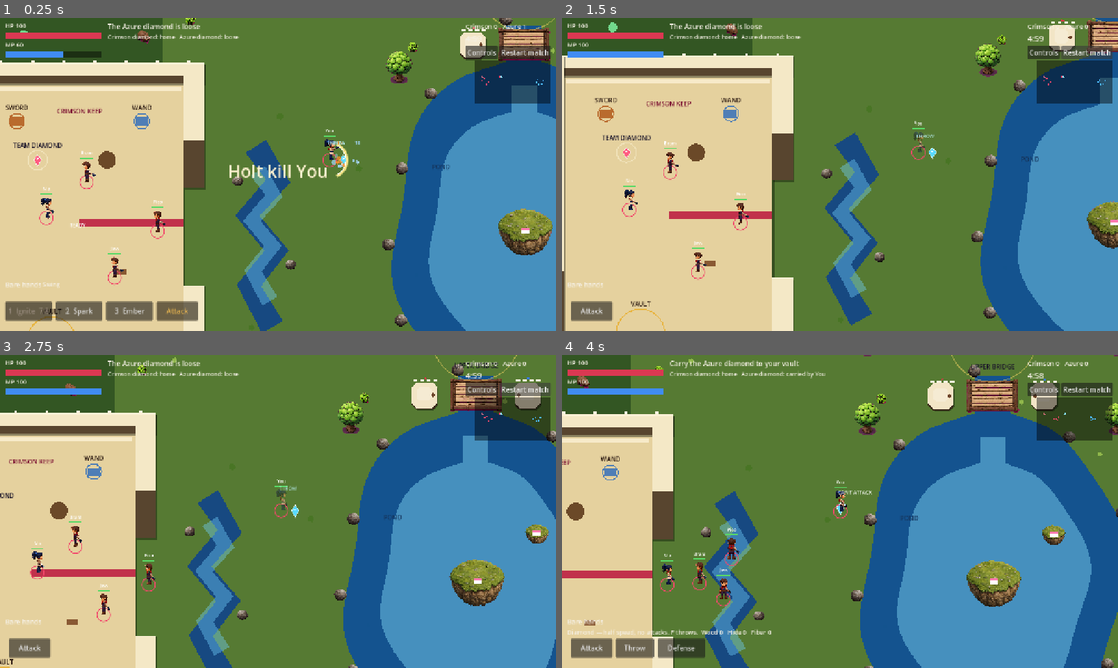
Above: before the commit, frames 1-4 (two rows, left to right).
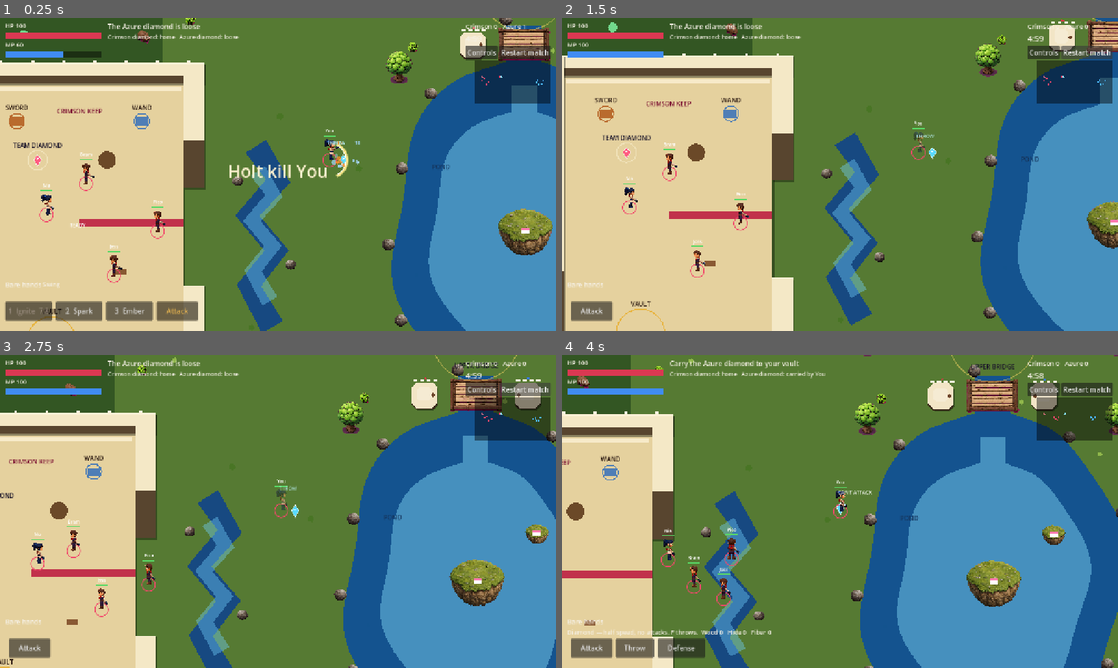
Above: after the commit, the same moments.

Repository: thomakhy025-code/black-forest-godot
Game: Godot game, scene res://scenes/smoke.tscn
The game is run twice, just before and just after one commit, with the same random seed, the same clock (stepped at 60 frames per second) and the same inputs. This scene is started directly instead of the project's main scene.
Inputs (mouse positions are in pixels of both pictures, inside the frame that each line leads up to):
- Up to frame 1 (0.25 s): no input
- Up to frame 2 (1.5 s): click "Restart match" at 0.5 s; click "Restart match" at 1.25 s
- Up to frame 3 (2.75 s): click "Restart match" at 2 s
- Up to frame 4 (4 s): tap Enter at 2.75 s; move the mouse to (962, 495) at 2.77 s; hold D (move_right) 2.78-3.5 s; tap J (attack) at 2.85 s; click (962, 495) at 2.92 s; tap Space (hop) at 3.02 s; drag from (728, 527) to (845, 511) at 3.52 s

The runs differ from the first frame. In frame 1, 0.5% of the frame differs, in the area x 7-97%, y 19-86%; in frame 2, 0.4%; in frame 3, 0.5%; in frame 4, 0.6%, in the area x 17-96%, y 19-81%.

Commit message:
Give each robot a separate lane so the team stops standing in one pile and keeps gathering.
Co-authored-by: Cursor <cursoragent@cursor.com>

Diff:
--- a/scripts/match.gd
+++ b/scripts/match.gd
@@ -474,15 +474,17 @@
 	# in the courtyard. Leave through the gate first.
 	if _inside_yard(u.global_position, u.team) and not _inside_yard(goal, u.team):
 		var gate := _yard_exit(u.team)
-		if u.global_position.distance_to(gate) > 0.85:
+		var lane := _door_lane(u, gate)
+		if u.global_position.distance_to(lane) > 0.85:
 			u.bot_corner = ""
-			return gate
+			return lane
 	if not _inside_yard(u.global_position, u.team) and _inside_yard(goal, u.team):
 		var gate_in := _yard_exit(u.team)
-		var hub := _yard_hub(u.team)
-		if u.global_position.distance_to(gate_in) > 2.2 and _walk_clear(u, gate_in):
+		var lane_in := _door_lane(u, gate_in)
+		var hub := _hub_slot(u)
+		if u.global_position.distance_to(lane_in) > 2.2 and _walk_clear(u, lane_in):
 			u.bot_corner = ""
-			return gate_in
+			return lane_in
 		if _walk_clear(u, hub):
 			u.bot_corner = ""
 			return hub
@@ -492,9 +494,9 @@
 		u.bot_corner = ""
 		if _walk_clear(u, goal):
 			return goal
-		var hub := _yard_hub(u.team)
-		if u.global_position.distance_to(hub) > 0.8 and _walk_clear(u, hub):
-			return hub
+		var hub_in := _hub_slot(u)
+		if u.global_position.distance_to(hub_in) > 0.8 and _walk_clear(u, hub_in):
+			return hub_in
 		return goal
 	if _walk_clear(u, goal):
 		u.bot_corner = ""
@@ -545,12 +547,15 @@
 	if idx + 1 < path.size():
 		next_id = str(path[idx + 1])
 		next_at = Balance.NODES[next_id]
-	var arrived: bool = u.global_position.distance_to(here) <= 0.7
+	var slot := _corner_slot(u, here)
+	var arrived: bool = u.global_position.distance_to(here) <= 0.7 or u.global_position.distance_to(slot) <= 0.6
 	if arrived and next_id != held and _walk_clear(u, next_at):
 		u.bot_corner = next_id
-		return next_at
+		return _aim_corner(u, next_at, goal)
+	if u.global_position.distance_to(slot) <= 0.6 and next_id != held and _walk_clear(u, here):
+		return here
 	if _walk_clear(u, here):
-		return here
+		return _aim_corner(u, here, goal)
 	u.bot_corner = ""
 	var fallback := ""
 	var fallback_cost := 1.0e12
@@ -565,7 +570,7 @@
 			fallback = id
 	if fallback != "":
 		u.bot_corner = fallback
-		return Balance.NODES[fallback]
+		return _aim_corner(u, Balance.NODES[fallback], goal)
 	if _inside_yard(goal, u.team) and not _inside_yard(u.global_position, u.team):
 		u.bot_corner = ""
 		return _outside_flank(u)
@@ -628,22 +633,33 @@
 		return u.global_position
 	var gap := clampf(float(best.get("r", 0.35)) + 0.35, 0.55, reach)
 	var prefer := Vector2.RIGHT if int(u.team) == 0 else Vector2.LEFT
-	for side in [prefer, -prefer, Vector2.UP, Vector2.DOWN]:
+	var sides: Array = [prefer, -prefer, Vector2.UP, Vector2.DOWN]
+	var start := posmod(_lane_index(str(u.unit_id)) + 2, 4)
+	for n in 4:
+		var side: Vector2 = sides[(start + n) % 4]
 		var at: Vector2 = center + side * gap
-		if not blocked_circle(at, float(u.radius) * 0.85, int(u.team)):
-			return at
+		if blocked_circle(at, float(u.radius), int(u.team)):
+			continue
+		if _teammate_at(u, at, 0.9):
+			continue
+		return at
 	return center + prefer * gap
 
 
 func _walk_clear(u, goal: Vector2) -> bool:
-	var origin: Vector2 = u.global_position
-	if _cuts_wall(origin, goal, float(u.radius)):
+	return _segment_clear(u.global_position, goal, float(u.radius), int(u.team))
+
+
+func _segment_clear(origin: Vector2, goal: Vector2, radius: float, team: int) -> bool:
+	if origin.distance_squared_to(goal) < 0.01:
+		return true
+	if _cuts_wall(origin, goal, radius):
 		return false
-	if not los(origin, goal, u.team):
+	if not los(origin, goal, team):
 		return false
 	var step: Vector2 = (goal - origin) / 5.0
 	for i in 4:
-		if blocked_circle(origin + step * float(i + 1), float(u.radius), u.team):
+		if blocked_circle(origin + step * float(i + 1), radius, team):
 			return false
 	return true
 
@@ -687,6 +703,100 @@
 
 func _yard_hub(team: int) -> Vector2:
 	return Vector2(14.0, 25.5) if team == 0 else Vector2(74.0, 25.5)
+
+
+func _lane_index(id: String) -> int:
+	if id == "nia" or id == "holt":
+		return -2
+	if id == "joss" or id == "sable":
+		return -1
+	if id == "bram" or id == "mira":
+		return 1
+	if id == "quinn" or id == "you":
+		return 2
+	return 0
+
+
+func _door_lane(u, gate: Vector2) -> Vector2:
+	# The door is one point, so the whole team walks onto it and stays there.
+	# Each robot keeps a lane across the opening and still passes the gate.
+	var y := clampf(gate.y + float(_lane_index(str(u.unit_id))) * 1.05, 23.0, 28.0)
+	return Vector2(gate.x, y)
+
+
+func _hub_slot(u) -> Vector2:
+	var hub := _yard_hub(int(u.team))
+	var i := _lane_index(str(u.unit_id))
+	var at := hub + Vector2(float(i) * 0.95, float(absi(i) % 2) * 0.75)
+	if blocked_circle(at, float(u.radius), int(u.team)):
+		return hub
+	return at
+
+
+func _teammate_at(u, at: Vector2, rad: float) -> bool:
+	var rad2 := rad * rad
+	for o in units:
+		if o == u or o.dead or int(o.team) != int(u.team):
+			continue
+		if o.global_position.distance_squared_to(at) < rad2:
+			return true
+	return false
+
+
+func _corner_slot(u, here: Vector2) -> Vector2:
+	var i := _lane_index(str(u.unit_id))
+	if i == 0:
+		return here
+	var ang := float(i + 2) / 5.0 * TAU
+	var at := here + Vector2(cos(ang), sin(ang)) * 1.05
+	if blocked_circle(at, float(u.radius), int(u.team)):
+		return here
+	return at
+
+
+func _aim_corner(u, here: Vector2, goal: Vector2) -> Vector2:
+	var slot := _corner_slot(u, here)
+	if slot.distance_squared_to(here) < 0.04:
+		return here
+	var radius := float(u.radius)
+	var team := int(u.team)
+	# A slot beside the corner can hide the next tree behind the wall. The bot
+	# then steps past the slot and back forever. Use the corner itself when
+	# only the corner can see the goal.
+	var slot_sees := _segment_clear(slot, goal, radius, team)
+	var node_sees := _segment_clear(here, goal, radius, team)
+	if node_sees and not slot_sees:
+		return here
+	if _walk_clear(u, slot):
+		return slot
+	return here
+
+
+func crowd_slot(u, wp: Vector2) -> Vector2:
+	# The last step of a shared job is one coordinate. The closest robot takes
+	# it. The others stand on their own slot and keep moving.
+	var origin: Vector2 = u.global_position
+	var mine: float = origin.distance_squared_to(wp)
+	var sharing := false
+	var closest := true
+	for o in units:
+		if o == u or o.dead or int(o.team) != int(u.team):
+			continue
+		var od: float = o.global_position.distance_squared_to(wp)
+		if od > 4.0:
+			continue
+		sharing = true
+		if od < mine - 0.01 or (absf(od - mine) <= 0.01 and str(o.unit_id) < str(u.unit_id)):
+			closest = false
+	if not sharing or closest:
+		return wp
+	var ang := float(_lane_index(str(u.unit_id)) + 2) / 5.0 * TAU
+	var beside: Vector2 = wp + Vector2(cos(ang), sin(ang)) * 1.1
+	if blocked_circle(beside, float(u.radius), int(u.team)):
+		return wp
+	if _cuts_wall(origin, beside, float(u.radius)):
+		return wp
+	return beside
 
 
 func _node_seeing(goal: Vector2, team: int) -> String:
@@ -2003,11 +2113,18 @@
 		var delta: Vector2 = u.global_position - o.global_position
 		var dist2 := delta.length_squared()
 		var need: float = u.radius + o.radius
-		if dist2 > 0.000001 and dist2 < need * need:
-			var dist := sqrt(dist2)
-			var push: float = (need - dist) * (1.0 if o.is_player else 0.5)
-			var n := delta / dist
-			u.try_step(n.x * push, n.y * push)
+		if dist2 >= need * need:
+			continue
+		var dist := 0.0
+		var n := Vector2.RIGHT
+		if dist2 > 0.000001:
+			dist = sqrt(dist2)
+			n = delta / dist
+		else:
+			var ang := float(_lane_index(str(u.unit_id)) + 2) * TAU / 5.0
+			n = Vector2(cos(ang), sin(ang))
+		var push: float = (need - dist) * (1.0 if o.is_player else 0.5)
+		u.try_step(n.x * push, n.y * push)
 
 
 func in_arc(origin: Vector2, facing: float, target_pos: Vector2, target_r: float, reach: float, arc: float) -> bool:
--- a/scripts/smoke.gd
+++ b/scripts/smoke.gd
@@ -149,6 +149,26 @@
 	if job_kind == "node":
 		var stand: Vector2 = match_node.stand_point(joss, job_pos)
 		_check("stands off the trunk", stand.distance_to(job_pos) > 0.45)
+	var quinn = null
+	for unit3 in match_node.units:
+		if str(unit3.unit_id) == "quinn":
+			quinn = unit3
+	if holt != null and quinn != null:
+		var holt_lane: Vector2 = match_node._door_lane(holt, Vector2(65.2, 25.5))
+		var quinn_lane: Vector2 = match_node._door_lane(quinn, Vector2(65.2, 25.5))
+		_check("door lanes differ", holt_lane.distance_to(quinn_lane) > 0.9)
+		var quinn_at: Vector2 = quinn.global_position
+		var holt_saved: Vector2 = holt.global_position
+		quinn.global_position = Vector2(71.5, 17.2)
+		holt.global_position = Vector2(70.6, 17.2)
+		quinn.force_update_transform()
+		holt.force_update_transform()
+		var beside: Vector2 = match_node.crowd_slot(holt, Vector2(71.5, 17.2))
+		_check("stands beside a teammate", beside.distance_to(Vector2(71.5, 17.2)) > 0.8)
+		quinn.global_position = quinn_at
+		holt.global_position = holt_saved
+		quinn.force_update_transform()
+		holt.force_update_transform()
 	var saved: Vector2 = nia.global_position
 	nia.global_position = Vector2(10, 15.1)
 	nia.force_update_transform()
--- a/scripts/unit.gd
+++ b/scripts/unit.gd
@@ -404,12 +404,14 @@
 			goal_pos = goal_unit.global_position + n * 1.7
 	var stand: Vector2 = sim.stand_point(self, goal_pos)
 	var wp: Vector2 = sim.steer_point(self, stand)
+	if str(bot_corner) == "" and wp.distance_to(stand) < 0.4:
+		wp = sim.crowd_slot(self, wp)
 	var delta := wp - global_position
 	var length := delta.length()
 	var gathering_goal := str(goal.get("kind", "")) == "node" or str(goal.get("kind", "")) == "pile" or str(goal.get("kind", "")) == "forge" or str(goal.get("kind", "")) == "door" or str(goal.get("kind", "")) == "drop"
 	if length < 0.6 and role == "defend" and not gathering_goal and sim.nearest_enemy(self, 9.0) == null:
 		wish = Vector2.ZERO
-	elif length > 0.001:
+	elif length > 0.2:
 		wish = delta / length
 	else:
 		wish = Vector2.ZERO
